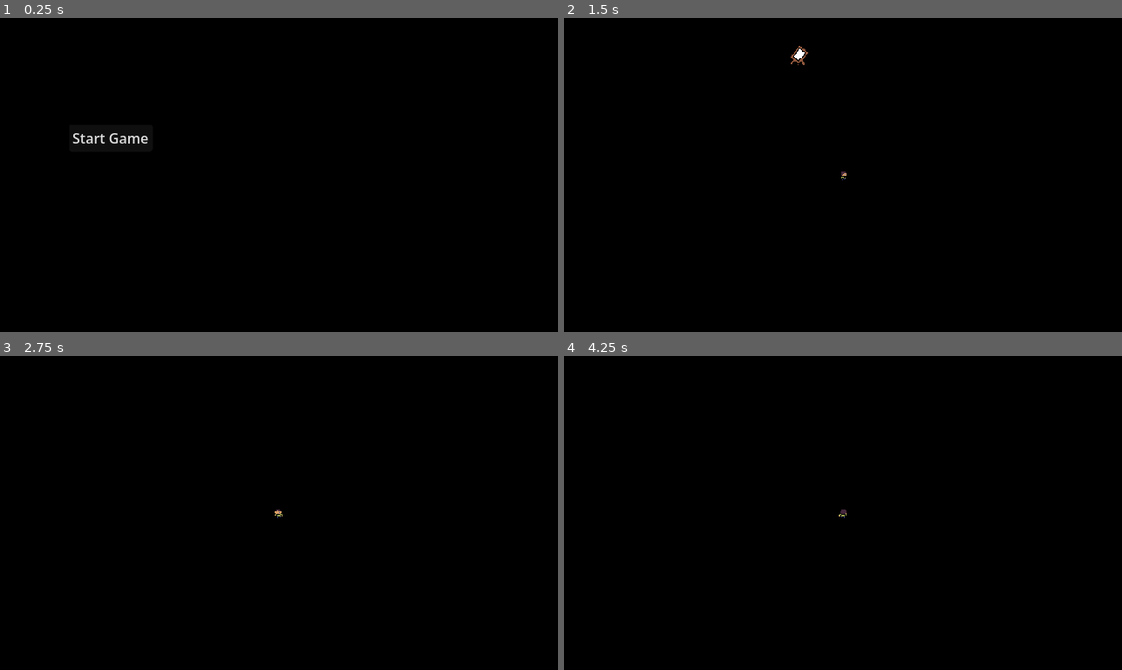
Above: before the commit, frames 1-4 (two rows, left to right).
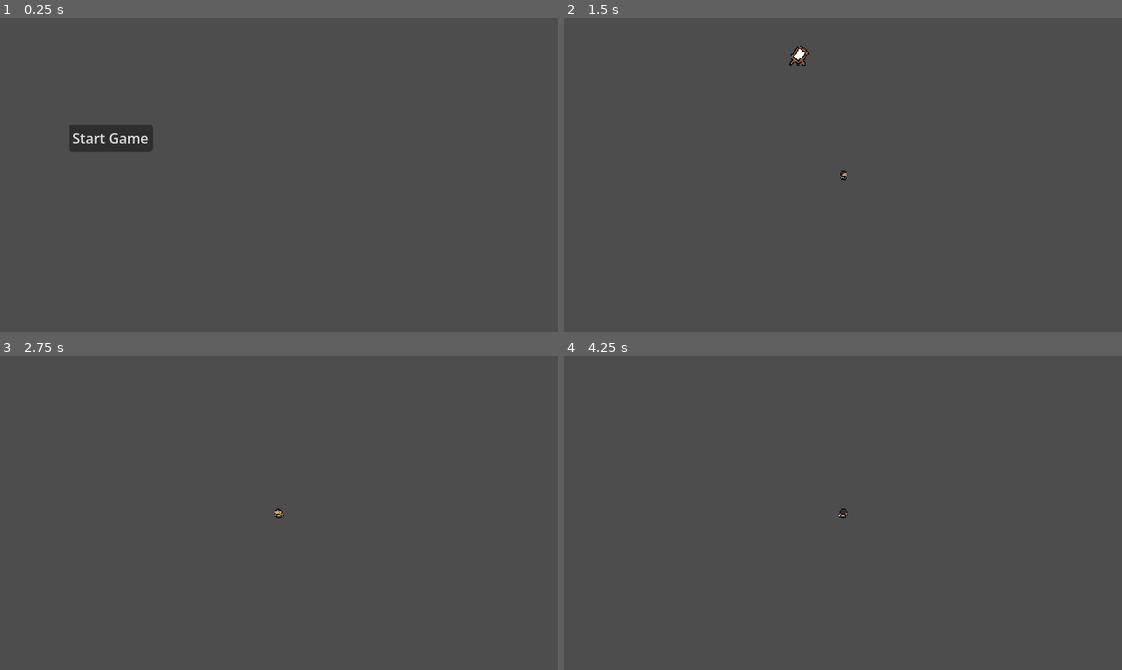
Above: after the commit, the same moments.

Repository: nathanielkaiserxyz/godot-wild-jam
Game: Godot game, scene res://scenes/level/main_menu.tscn
Two runs of this game, one before a commit and one after it. Both use one fixed random seed, a clock stepped at 60 frames per second and the inputs below.
Inputs (mouse positions are in pixels of both pictures, inside the frame that each line leads up to):
- Up to frame 1 (0.25 s): no input
- Up to frame 2 (1.5 s): click "Start Game" at 0.5 s; tap Enter at 1.25 s; move the mouse to (965, 159) at 1.27 s; hold D (ui_right) from 1.28 s (still down); tap E (interact) at 1.35 s; click (965, 159) at 1.42 s
- Up to frame 3 (2.75 s): tap Space (ui_select) at 1.52, 2.27 s; move the mouse to (167, 528) at 2.02 s; release D (ui_right) at 2.03 s; hold S (ui_down) from 2.03 s (still down); tap E (interact) at 2.1 s
- Up to frame 4 (4.25 s): tap Space (ui_select) at 2.75, 3.77 s; move the mouse to (898, 443) at 2.77 s; release S (ui_down) at 2.78 s; hold D (ui_right) 2.78-3.53 s; tap E (interact) at 2.85, 3.6 s; tap Enter at 3.5 s; move the mouse to (815, 575) at 3.52 s; hold W (ui_up) from 3.53 s (still down); click (815, 575) at 3.67 s

The runs differ from the first frame. In frame 1, 100% of the frame differs, in the area x 0-100%, y 0-100%; in frame 2, 100%; in frame 3, 100%; in frame 4, 100%.

Commit message:
newspaper animations

Diff:
--- /dev/null
+++ b/assets/world/newspaper_text_theme.tres
@@ -0,0 +1,3 @@
+[gd_resource type="Theme" format=3 uid="uid://cimflqbn2rxdd"]
+
+[resource]
--- /dev/null
+++ b/assets/world/text_theme.tres
@@ -0,0 +1,3 @@
+[gd_resource type="Theme" format=3 uid="uid://c1cc8rsxfdjyk"]
+
+[resource]
--- a/project.godot
+++ b/project.godot
@@ -81,5 +81,4 @@
 rendering_device/driver.windows="d3d12"
 renderer/rendering_method="gl_compatibility"
 renderer/rendering_method.mobile="gl_compatibility"
-environment/defaults/default_clear_color=Color(0, 0, 0, 1)
 2d/snap/snap_2d_vertices_to_pixel=true
--- a/scenes/level/art_reject.tscn
+++ b/scenes/level/art_reject.tscn
@@ -3,8 +3,10 @@
 [ext_resource type="PackedScene" uid="uid://b156telh6bhwe" path="res://scenes/player/player.tscn" id="1_3f7yb"]
 [ext_resource type="Script" uid="uid://dn4yc6oxu7n6t" path="res://scripts/easel.gd" id="2_5l45i"]
 [ext_resource type="Texture2D" uid="uid://l41f3m10bi2e" path="res://assets/world/easel.png" id="2_gclxb"]
+[ext_resource type="Theme" uid="uid://cimflqbn2rxdd" path="res://assets/world/newspaper_text_theme.tres" id="3_1rs3f"]
 [ext_resource type="Script" uid="uid://bx0ku7dpnsf05" path="res://scripts/drawing_ui.gd" id="4_s522x"]
 [ext_resource type="Texture2D" uid="uid://l207jfbf1eso" path="res://assets/world/test.png" id="5_g1jfk"]
+[ext_resource type="Texture2D" uid="uid://c3306nog2ded0" path="res://assets/world/newspaper..png" id="5_gotkp"]
 
 [sub_resource type="RectangleShape2D" id="RectangleShape2D_gclxb"]
 size = Vector2(39, 37)
@@ -16,6 +18,50 @@
 
 [node name="Player" parent="." unique_id=1453906378 instance=ExtResource("1_3f7yb")]
 position = Vector2(191, 189)
+
+[node name="newspaper" type="TextureRect" parent="." unique_id=304503063]
+visible = false
+top_level = true
+offset_left = 89.0
+offset_top = -91.0
+offset_right = 217.0
+offset_bottom = 37.0
+scale = Vector2(1.5769805, 1.668414)
+texture = ExtResource("5_gotkp")
+stretch_mode = 2
+
+[node name="close_paper" type="Button" parent="newspaper" unique_id=105866658]
+layout_mode = 0
+offset_left = 140.77536
+offset_top = 97.69757
+offset_right = 190.77536
+offset_bottom = 128.69757
+text = "Close"
+
+[node name="headline" type="Label" parent="newspaper" unique_id=1116955599]
+layout_mode = 0
+offset_left = 47.559242
+offset_top = 5.9937162
+offset_right = 116.55924
+offset_bottom = 28.993717
+theme = ExtResource("3_1rs3f")
+theme_override_colors/font_color = Color(0, 0, 0, 1)
+text = "breaking"
+
+[node name="body" type="Label" parent="newspaper" unique_id=1776943499]
+layout_mode = 0
+offset_left = 12.682465
+offset_top = 37.16104
+offset_right = 112.682465
+offset_bottom = 60.16104
+theme = ExtResource("3_1rs3f")
+theme_override_colors/font_color = Color(0, 0, 0, 1)
+theme_override_font_sizes/font_size = 4
+text = "Local art dealer rips off artist in stunning maneuver"
+
+[node name="drawing" type="Sprite2D" parent="newspaper" unique_id=1675227895]
+position = Vector2(22.194315, 19.179892)
+scale = Vector2(0.5, 0.5)
 
 [node name="easel" type="Area2D" parent="." unique_id=1420443429]
 script = ExtResource("2_5l45i")
@@ -80,6 +126,7 @@
 [node name="Sprite2D" type="Sprite2D" parent="leave" unique_id=103259337]
 texture = ExtResource("5_g1jfk")
 
+[connection signal="pressed" from="newspaper/close_paper" to="easel" method="_on_close_paper_pressed"]
 [connection signal="body_entered" from="easel" to="easel" method="_on_body_entered"]
 [connection signal="body_exited" from="easel" to="easel" method="_on_body_exited"]
 [connection signal="pressed" from="CanvasLayer/Drawing_UI/close_button" to="CanvasLayer/Drawing_UI" method="_on_close_button_pressed"]
--- a/scripts/drawing_ui.gd
+++ b/scripts/drawing_ui.gd
@@ -34,6 +34,11 @@
 	viewport.render_target_update_mode = SubViewport.UPDATE_ONCE
 	add_child(viewport)
 
+	var bg = ColorRect.new()
+	bg.size = Vector2(64, 64)
+	bg.color = Color.WHITE
+	viewport.add_child(bg)
+
 	for child in get_children():
 		if child is Line2D:
 			var copy = child.duplicate()
@@ -54,3 +59,13 @@
 	get_node("../../leave").visible = true
 
 	# newspaper animation
+	var newspaper = get_node("../../newspaper")
+	var final_top = newspaper.offset_top
+	get_node("../../newspaper/drawing").texture = Gamemanager.player_drawing_one
+
+	newspaper.visible = true
+	newspaper.offset_top = -200
+	var tween = create_tween()
+	tween.tween_property(newspaper, "offset_top", final_top, 0.4)\
+		.set_trans(Tween.TRANS_BOUNCE)\
+		.set_ease(Tween.EASE_OUT)
--- a/scripts/easel.gd
+++ b/scripts/easel.gd
@@ -21,5 +21,8 @@
 	get_tree().paused = true
 
 func _on_leave_body_entered(_body: Node2D) -> void:
-	print("there")
-	Gamemanager.load_level(1)
+	if get_node("../leave").visible == true:
+		Gamemanager.load_level(1)
+
+func _on_close_paper_pressed() -> void:
+	get_node("../newspaper").visible = false
Binary file added: assets/world/newspaper.png
Not shown, added: assets/world/newspaper.png.import
